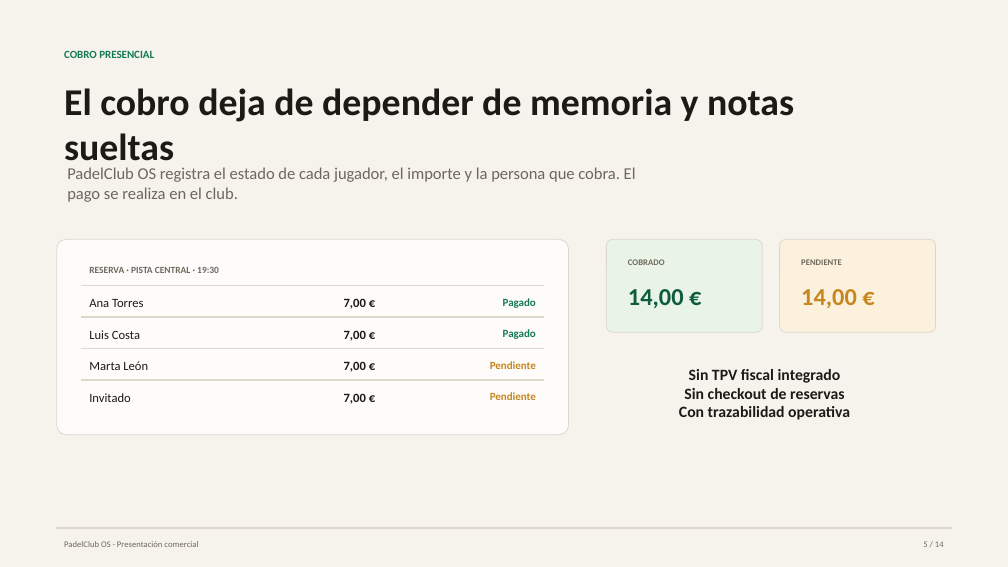
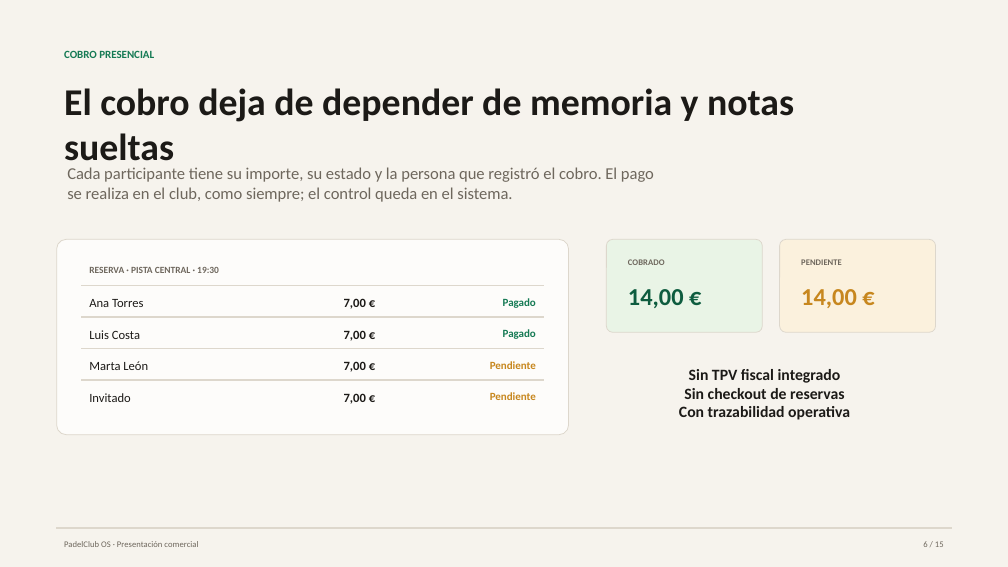
Before and after one commit to albope/padel-club-os, a slide deck: slide 6 of entregables/deck-comercial-padelclub-os.pptx (slide 5 before the commit). Drawn at 1008x567 pixels with LibreOffice and Linux fonts; fonts in the diff are those of the drawing. Boxes give left, top, right and bottom in pixels: in the first picture for what was removed or moved away, otherwise in the second. Text is boxed around its words. In the diff, an @@ line names an element or a change of style, - is before the commit and + after.

Commit message:
docs: consolidar materiales y estado de lanzamiento

```diff
--- a/entregables/deck-comercial-padelclub-os.pptx
+++ b/entregables/deck-comercial-padelclub-os.pptx
@@ text at bbox=[67, 167, 654, 202]: text changed @@
-PadelClub OS registra el estado de cada jugador, el importe y la persona que cobra. El pago se realiza en el club.
+Cada participante tiene su importe, su estado y la persona que registró el cobro. El pago se realiza en el club, como siempre; el control queda en el sistema.
```
Also in this commit, not shown: 13 other slides changed, 1 slide added, 8 other files.
